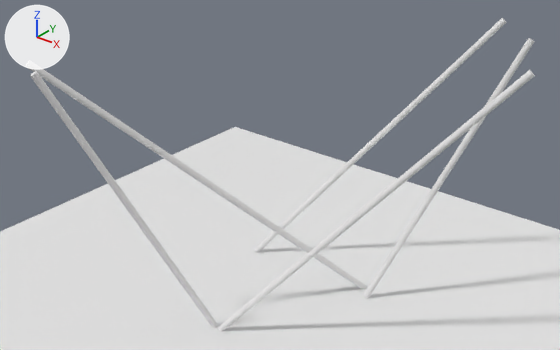
The Blender file Scenes/output_results/scene_construction_script/inputscripting.blend, before and after one commit.
Both versions are drawn from a 50 mm camera at (73.1, -85.6, 74.9) aimed at (8.4, -4.7, 24.8). The axes (+X, +Y, +Z) are drawn at upper left. The lights are the same throughout.

Before the edit, the objects in view are built like this:
```python
ob_agent0 = bpy.data.objects.new('agent0', me_cylinder_016)
ob_agent0.location = (9.6, 17.8, 22.1)
ob_agent0.rotation_euler = (0.0, 0.725, 0.559)  # degrees (0, 42, 32)
ob_agent1 = bpy.data.objects.new('agent1', me_cylinder_017)
ob_agent1.location = (21.8, -3.9, 22.1)
ob_agent1.rotation_euler = (0.0, 0.751, 0.514)  # degrees (0, 43, 29)
ob_agent2 = bpy.data.objects.new('agent2', me_cylinder_018)
ob_agent2.location = (1.2, -10.4, 22.1)
ob_agent2.rotation_euler = (0.0, 0.837, -2.167)  # degrees (0, 48, -124)
ob_agent3 = bpy.data.objects.new('agent3', me_cylinder_019)
ob_agent3.location = (-2.9, -23.2, 22.1)
ob_agent3.rotation_euler = (0.0, 0.457, -2.097)  # degrees (0, 26, -120)
ob_agent4 = bpy.data.objects.new('agent4', me_cylinder_020)
ob_agent4.location = (25.3, 14.0, 22.1)
ob_agent4.rotation_euler = (0.0, 0.448, 0.64)  # degrees (0, 26, 37)
ob_terrain = bpy.data.objects.new('terrain', me_plane_001)
ob_terrain.location = (0.0, 0.0, 0.0)
ob_terrain.scale = (50.0, 50.0, 1.0)
```
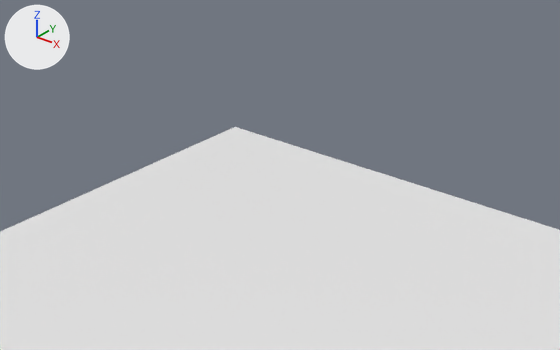
What differs and where, as boxes [x1, y1, x2, y2] in the pictures (560 x 350 px):
'agent1', deleted
    before: [218, 70, 535, 331]
'agent2', deleted
    before: [25, 60, 366, 289]
'agent3', deleted
    before: [30, 71, 218, 328]
'agent0', deleted
    before: [254, 18, 507, 253]
'agent4', deleted
    before: [363, 38, 535, 299]

What changed in the scene script:
```text
Remove ob_agent0:
    ob_agent0 = bpy.data.objects.new('agent0', me_cylinder_016)
    ob_agent0.location = (9.6, 17.8, 22.1)
    ob_agent0.rotation_euler = (0.0, 0.725, 0.559)  # degrees (0, 42, 32)
Remove ob_agent1:
    ob_agent1 = bpy.data.objects.new('agent1', me_cylinder_017)
    ob_agent1.location = (21.8, -3.9, 22.1)
    ob_agent1.rotation_euler = (0.0, 0.751, 0.514)  # degrees (0, 43, 29)
Remove ob_agent2:
    ob_agent2 = bpy.data.objects.new('agent2', me_cylinder_018)
    ob_agent2.location = (1.2, -10.4, 22.1)
    ob_agent2.rotation_euler = (0.0, 0.837, -2.167)  # degrees (0, 48, -124)
Remove ob_agent3:
    ob_agent3 = bpy.data.objects.new('agent3', me_cylinder_019)
    ob_agent3.location = (-2.9, -23.2, 22.1)
    ob_agent3.rotation_euler = (0.0, 0.457, -2.097)  # degrees (0, 26, -120)
Remove ob_agent4:
    ob_agent4 = bpy.data.objects.new('agent4', me_cylinder_020)
    ob_agent4.location = (25.3, 14.0, 22.1)
    ob_agent4.rotation_euler = (0.0, 0.448, 0.64)  # degrees (0, 26, 37)
```
